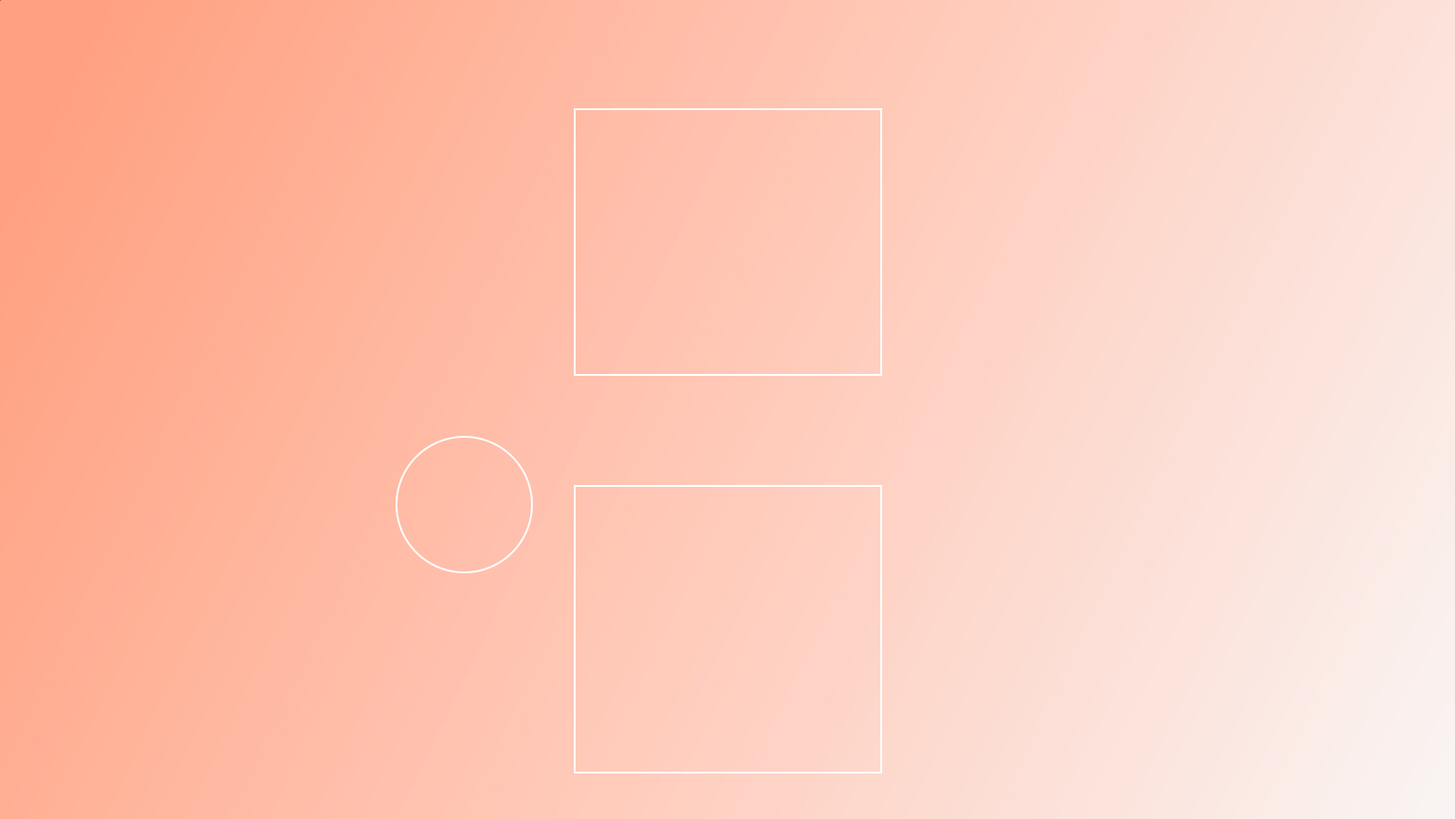
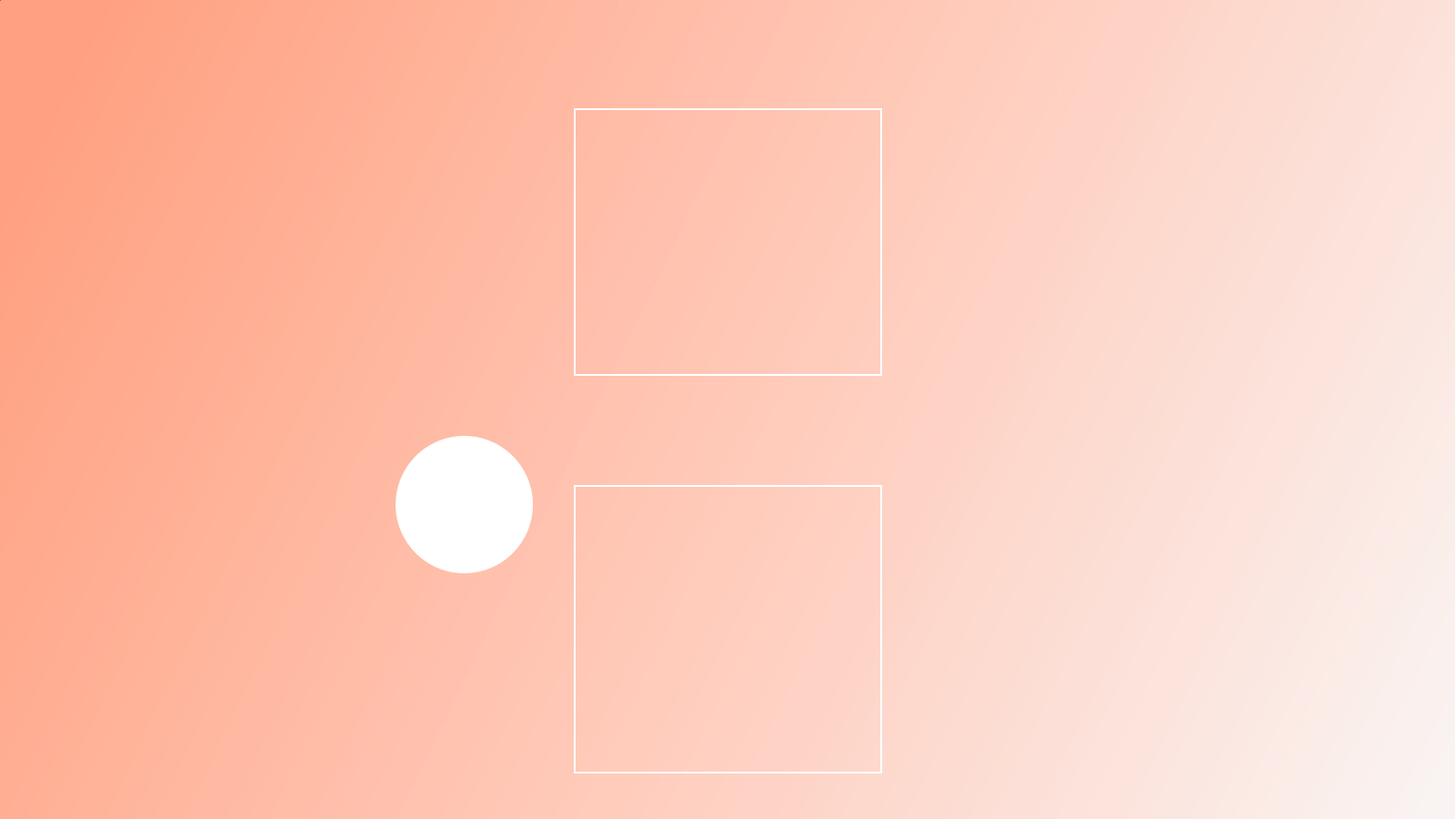
Layer changes from the first 1455 × 819 image to the second:
painted on "Elipse 1" over (397, 437, 532, 572)
